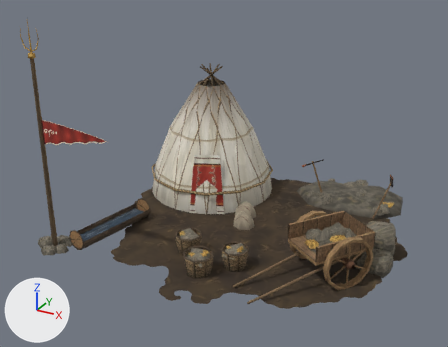
The glTF model ordo/assets/models/kipchak/ken.glb as it was, and as the next commit left it.
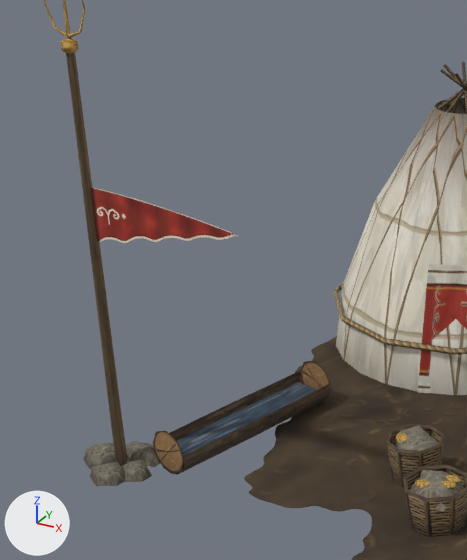
Each version is shown whole from a 50 mm lens placed at (5.71, -11.57, 6.95), pointed at (-0.29, -0.65, 1.49), then close up on the part from 0% to 47% of the width and 10% to 83% of the height. Every picture has the same lights, and +X, +Y and +Z are marked at lower left. The first two pictures are the older version. Vertices at exactly the same position are counted once.

Objects in the first close-up: 'Ground', 'Ken', 'Pennant'.
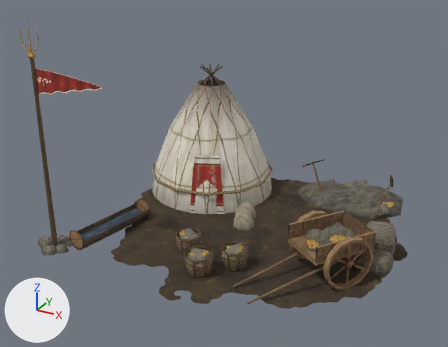
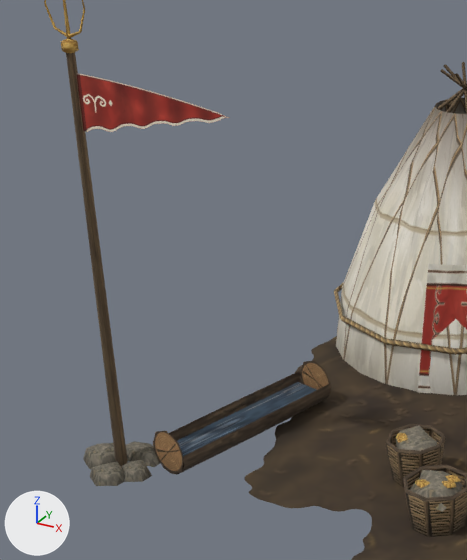
What the commit changed:
me_pennant is used by ob_pennant; location (-3.25, -2.95, 0.0).
me_pennant had 33 vertices, 40 faces and spanned x 0.04..1.74, y 0.0, z 2.4..2.95.
me_pennant now has 33 vertices, 40 faces and spans x 0.04..1.74, y 0.0, z 3.45..4.0.
me_pennant part 1: the whole mesh is moved by (0.0, 0.0, 1.05).

Changed parts and their boxes (x1, y1, x2, y2) in the close-ups (467 x 560 px):
'Pennant', moved: before (91, 187, 238, 243); after (76, 73, 230, 132)
